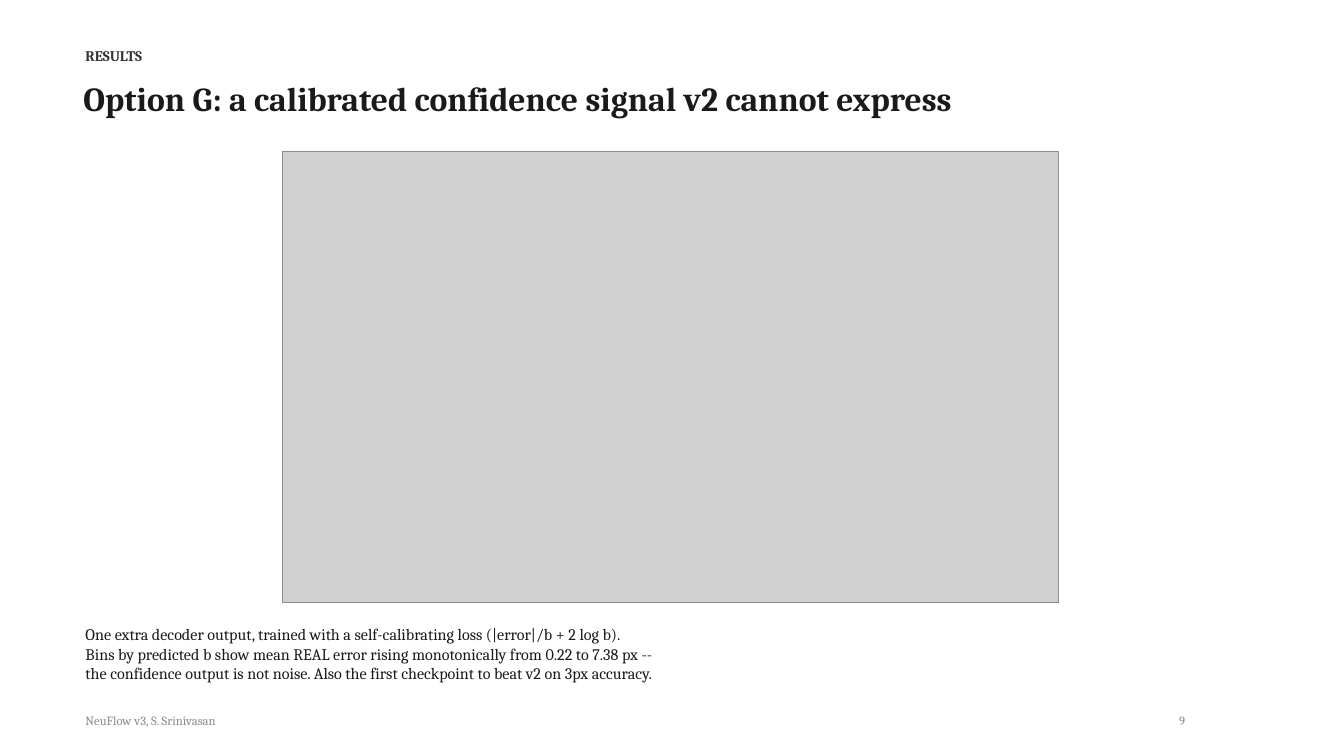
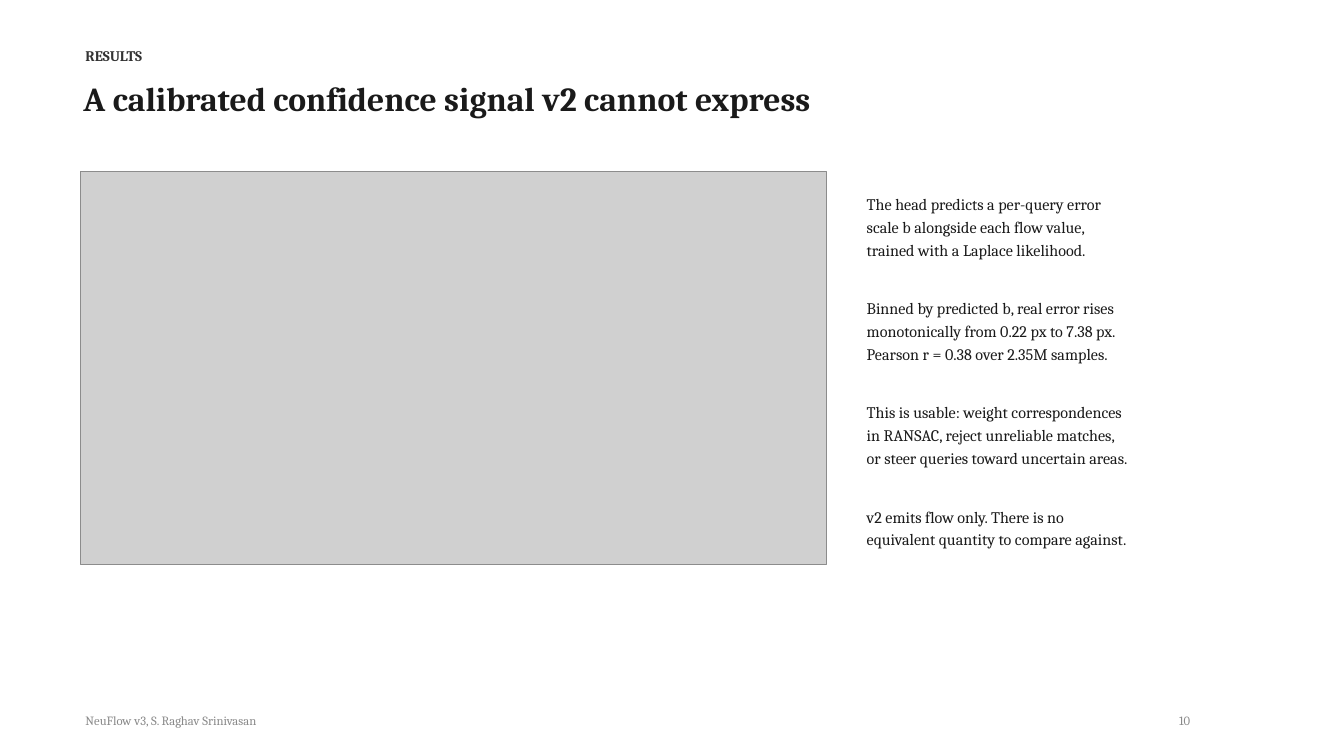
Before and after one commit to shrirag10/Neuflowv3, a slide deck: slide 10 of docs/NeuFlow_v3_status.pptx (slide 9 before the commit). Drawn at 1344x756 pixels with LibreOffice and Linux fonts; fonts in the diff are those of the drawing; grey boxes stand for pictures. Boxes give left, top, right and bottom in pixels: in the first picture for what was removed or moved away, otherwise in the second. Text is boxed around its words. In the diff, an @@ line names an element or a change of style, - is before the commit and + after.

Commit message:
Rewrite deck against leak-free results: withdraw the dense-speed and 6%-EPE claims, add a methodology slide, lead with what survives

```diff
--- a/docs/NeuFlow_v3_status.pptx
+++ b/docs/NeuFlow_v3_status.pptx
@@ text at (x1=83, y1=87, x2=810, y2=119): text changed @@
-Option G: a calibrated confidence signal v2 cannot express
+A calibrated confidence signal v2 cannot express
@@ picture resized from (x1=282, y1=151, x2=1059, y2=603) to (x1=81, y1=171, x2=827, y2=565) @@
@@ text at (x1=867, y1=199, x2=1127, y2=549): text changed @@
-One extra decoder output, trained with a self-calibrating loss (|error|/b + 2 log b).
-Bins by predicted b show mean REAL error rising monotonically from 0.22 to 7.38 px --
-the confidence output is not noise. Also the first checkpoint to beat v2 on 3px accuracy.
+The head predicts a per-query error
+scale b alongside each flow value,
+trained with a Laplace likelihood.
+Binned by predicted b, real error rises
+monotonically from 0.22 px to 7.38 px.
+Pearson r = 0.38 over 2.35M samples.
+This is usable: weight correspondences
+in RANSAC, reject unreliable matches,
+or steer queries toward uncertain areas.
+v2 emits flow only. There is no
+equivalent quantity to compare against.
@@ text at (x1=85, y1=716, x2=256, y2=728): text changed @@
-NeuFlow v3, S. Srinivasan
+NeuFlow v3, S. Raghav Srinivasan
@@ text at (x1=1179, y1=716, x2=1190, y2=725): text changed @@
-9
+10
```
Also in this commit, not shown: 3 other slides changed, 12 slides added, 13 slides removed, 5 other files.
